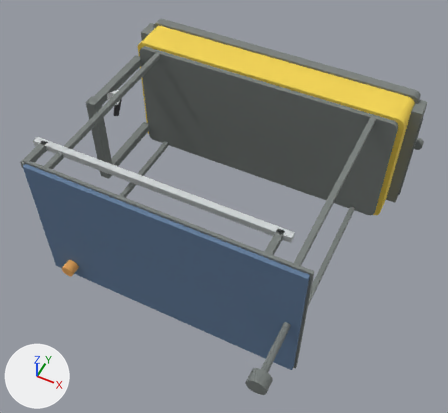
The OBJ model ros2_ws/src/fs_description/meshes/jaal/base_link.obj as it was, and as the next commit left it.
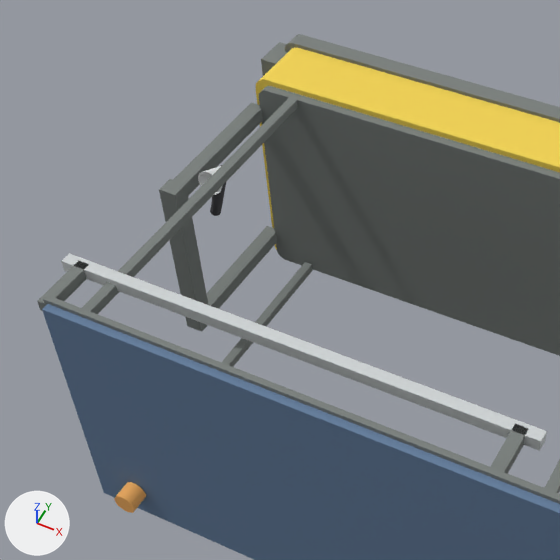
Each version is shown whole from a camera (50 mm lens) standing at (1.85, -4.96, 4.26) and looking at (0.11, -1.48, -0.09), then close up on the part from 0% to 67% of the width and 0% to 73% of the height. Lighting does not change. The marker at lower left points along +X, +Y and +Z. The first two pictures are the older version. Where no turn or scale is listed for an object, it has been applied to the vertices.

Before the edit, the objects in view are built like this:
```python
me_body_0 = bpy.data.meshes.new('body_0')
me_body_0.from_pydata(...)  # 96 vertices, 188 faces; spans x -1.4..1.4, y -0.45..0.01, z -0.65..0.65
me_body_0.materials.append(mat_yellow_100)  # yellow #f2d24f
me_gantry_11 = bpy.data.meshes.new('gantry_11')
me_gantry_11.from_pydata(...)  # 24 vertices, 44 faces; spans x -1.43..-1.33, y -1.35..-0.47, z -0.5..0.5
me_gantry_11.materials.append(mat_graphite_100)  # grey #797e7c
me_skirt_1 = bpy.data.meshes.new('skirt_1')
me_skirt_1.from_pydata(...)  # 96 vertices, 188 faces; spans x -1.42..1.42, y -0.09..0.01, z -0.67..0.67
me_skirt_1.materials.append(mat_graphite_100)  # grey #797e7c
ob_body_0 = bpy.data.objects.new('body_0', me_body_0)
ob_body_0.location = (0.0, 0.0, 0.0)
ob_gantry_11 = bpy.data.objects.new('gantry_11', me_gantry_11)
ob_gantry_11.location = (0.0, 0.0, 0.0)
ob_skirt_1 = bpy.data.objects.new('skirt_1', me_skirt_1)
ob_skirt_1.location = (0.0, 0.0, 0.0)
# also in view: 'solar_7' at (0.0, -2.42, 0.0); 'rail_supports_13' at (-0.2, -2.24, 0.62); 'deck_2' at (0.0, -0.47, 0.0); 'beacon_10' at (-1.0, -2.5, -0.5); 'picker_rail_12' at (-0.2, -2.1, 0.62)
```
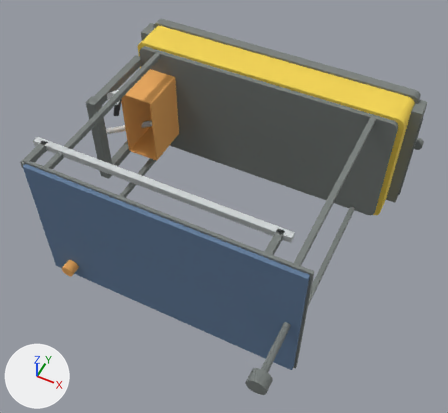
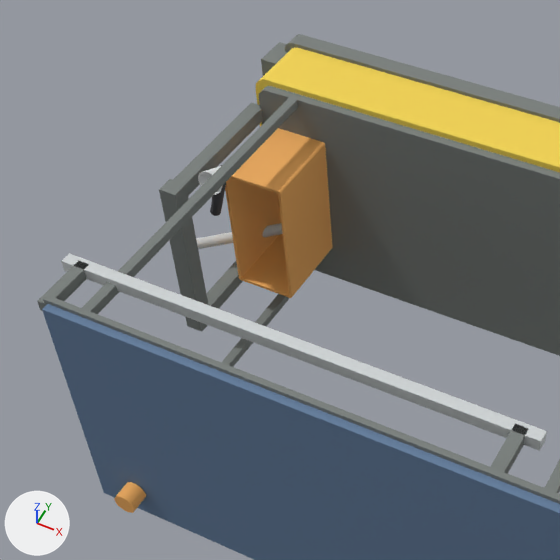
The edits, one by one:
Mesh me_screw_feeder_19 is new.
It has 84 vertices, 164 faces and spans x -1.671..-1.099, y -1.024..-0.496, z -0.282..-0.218.
It uses material mat_steel_100 (light grey #ced3d4).
Mesh me_amendment_hopper_18 is new.
It has 104 vertices, 204 faces and spans x -1.3..-0.94, y -0.975..-0.495, z -0.39..0.39.
It uses material mat_orange_100 (orange #f1ad5d).
Object 'screw_feeder_19' (ob_screw_feeder_19) is new; it shows me_screw_feeder_19.
Its location is (0.0, 0.0, 0.0).
Object 'amendment_hopper_18' (ob_amendment_hopper_18) is new; it shows me_amendment_hopper_18.
Its location is (0.0, 0.0, 0.0).

What differs and where, as boxes (x1, y1, x2, y2) in the close-ups (560 x 560 px):
'amendment_hopper_18', added (orange)
    after: (225, 128, 333, 298)
'screw_feeder_19', added
    after: (196, 223, 283, 249)
